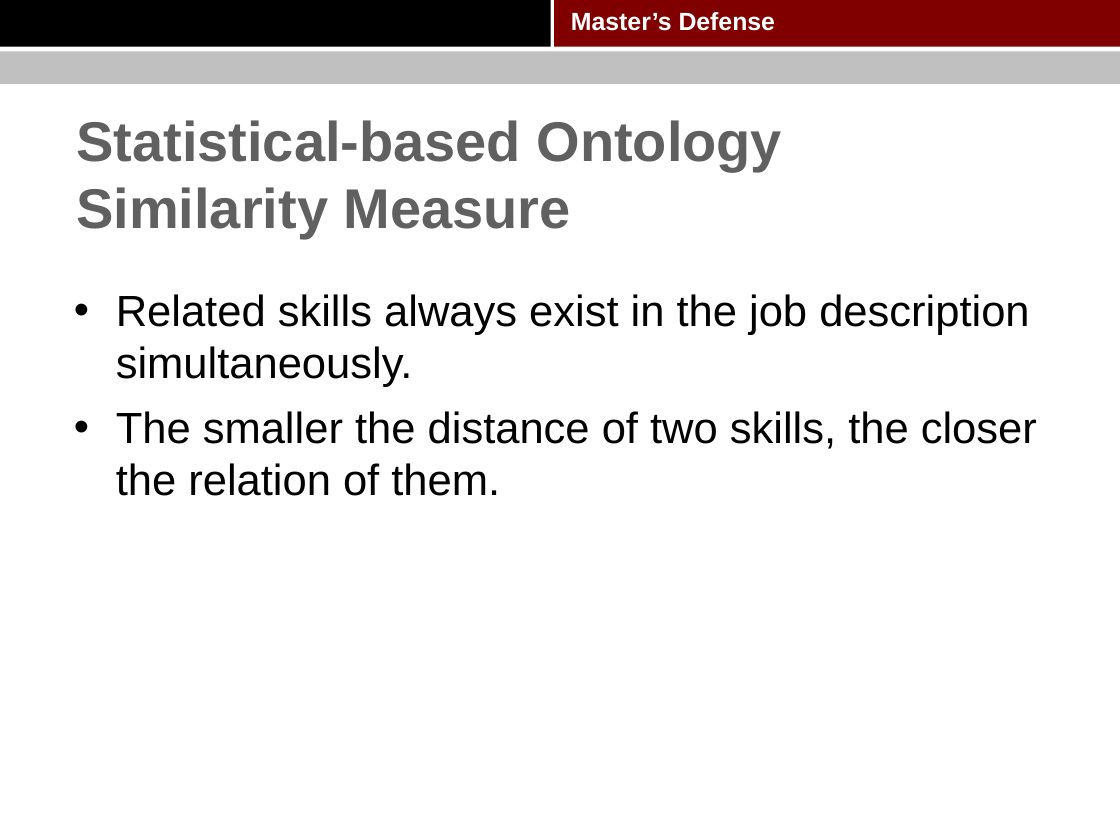
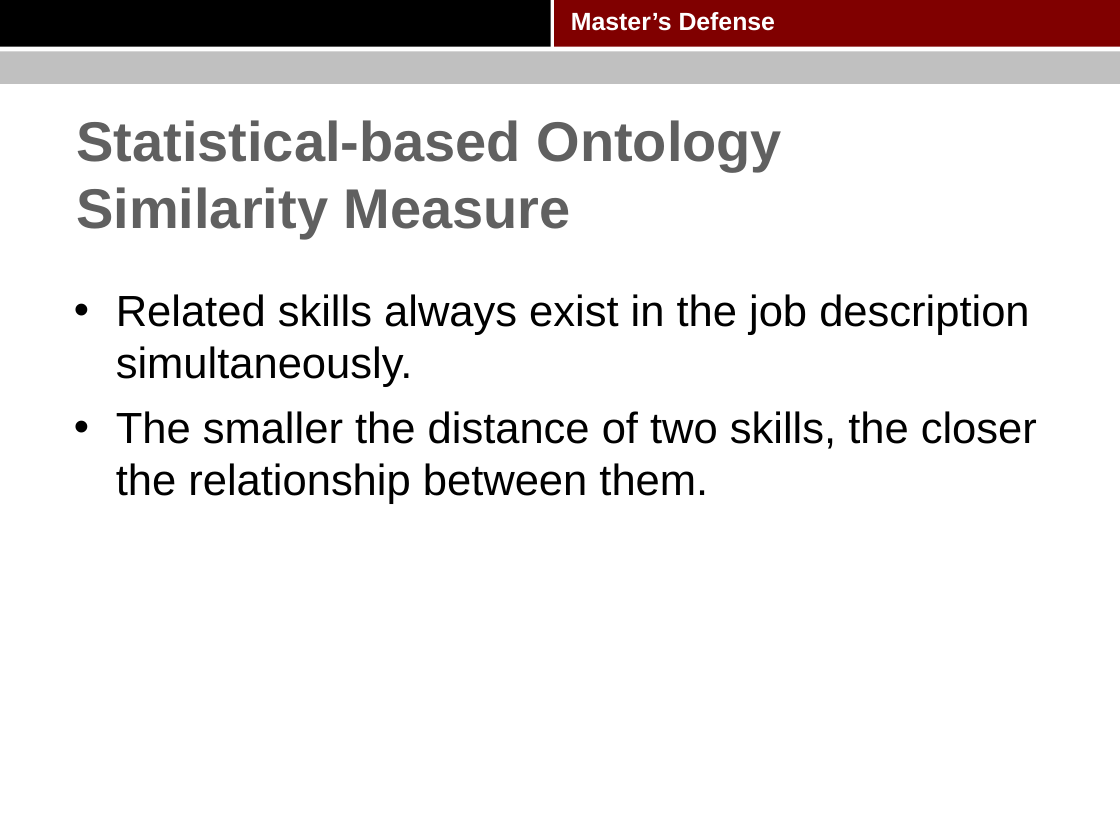
Before and after one commit to pkushiqiang/thesis, a slide deck: slide 56 of media/Master's thesis.pptx. Drawn at 1120x840 pixels with LibreOffice and Linux fonts; fonts in the diff are those of the drawing; background and template pictures are left out. Boxes give left, top, right and bottom in pixels: in the first picture for what was removed or moved away, otherwise in the second. Text is boxed around its words. In the diff, an @@ line names an element or a change of style, - is before the commit and + after.

```diff
--- a/media/Master's thesis.pptx
+++ b/media/Master's thesis.pptx
@@ text at [116,411,1037,504]: text changed @@
-• The smaller the distance of two skills, the closer the relation of them.
+• The smaller the distance of two skills, the closer the relationship between them.
```
Also in this commit, not shown: 18 other slides changed.
